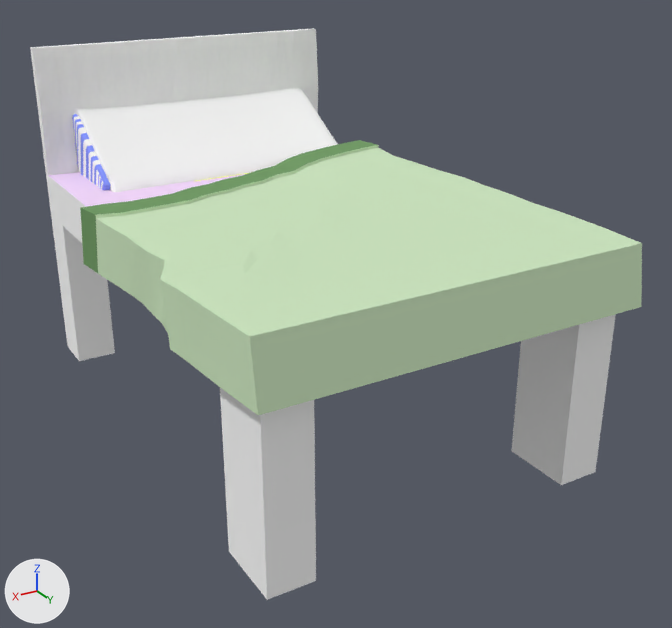
What one commit did to the Blender file Washed Up Wizard/Assets/Models/Environment/Hospital/bed .blend.
Rendered twice from a 50 mm lens placed at (2.43, 5.17, 2.55), pointed at (-0.1, 0.96, 0.44). Arrows for +X, +Y and +Z are at lower left; the lights stay in place.

The older version as bpy lines, for what is in view:
```python
me_cube_001 = bpy.data.meshes.new('Cube.001')
me_cube_001.from_pydata(...)  # 333 vertices, 304 faces; spans x -1.02..1.09, y -0.62..1.85, z 0.7..1.04
# faces by material slot: [282, 22]
me_cube_001.materials.append(mat_material_003)  # green #cee7c2
me_cube_001.materials.append(mat_material_004)  # green #759e69
me_cube_003 = bpy.data.meshes.new('Cube.003')
me_cube_003.from_pydata(...)  # 1922 vertices, 1920 faces; spans x -0.79..0.91, y -0.85..0.89, z -0.69..0.24
# faces by material slot: [398, 1522]
me_cube_003.materials.append(mat_material_001)  # white #ffffff
me_cube_003.materials.append(mat_material_002)  # blue #8b9aff
me_cube_004 = bpy.data.meshes.new('Cube.004')
me_cube_004.from_pydata(...)  # 97 vertices, 74 faces, 5 loose edges; spans x -0.92..1.04, y -0.8..1.19, z -0.83..0.3
me_cube_004.materials.append(mat_material_001)  # white #ffffff
ob_b_b_b_blanket = bpy.data.objects.new('b-b-b-blanket', me_cube_001)
ob_b_b_b_blanket.location = (0.0, 0.334, 0.005)
ob_b_b_b_blanket.scale = (1.06, 1.06, 1.06)
ob_its_a_pillow_its_a_oet_its_a_pillow_pet_001 = bpy.data.objects.new('its a pillow its a oet its a pillow pet.001', me_cube_004)
ob_its_a_pillow_its_a_oet_its_a_pillow_pet_001.location = (-0.045, -0.587, 1.125)
ob_its_a_pillow_its_a_oet_its_a_pillow_pet_001.rotation_euler = (-0.594, 0.0, 0.0)  # degrees (-34, 0, 0)
ob_its_a_pillow_its_a_oet_its_a_pillow_pet_001.scale = (0.934, 0.447, 0.447)
_m = ob_its_a_pillow_its_a_oet_its_a_pillow_pet_001.modifiers.new('Subsurf', 'SUBSURF')
ob_pillow1 = bpy.data.objects.new('pillow1', me_cube_003)
ob_pillow1.location = (-0.045, -0.587, 1.125)
ob_pillow1.rotation_euler = (-0.594, 0.0, 0.0)  # degrees (-34, 0, 0)
ob_pillow1.scale = (0.934, 0.447, 0.447)
_m = ob_pillow1.modifiers.new('Subsurf', 'SUBSURF')
# also in view: 'bed' at (0.0, 0.66, 0.78)
```
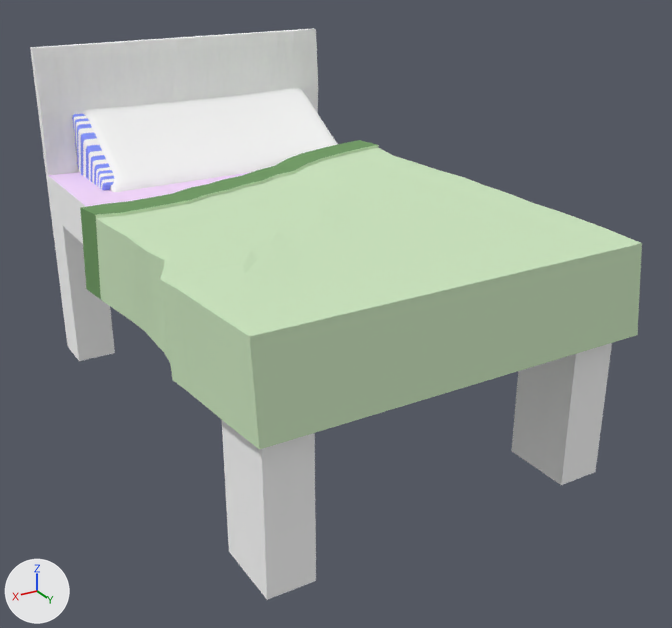
Changed parts and their boxes (x1, y1, x2, y2) in the pictures (672 x 628 px; the box of a moved part takes in the faces that stretch with it):
'b-b-b-blanket', reshaped (13% taller): before (80, 140, 642, 415); after (80, 140, 642, 450)
part 1 of me_cube_001, moved or reshaped: before (81, 211, 642, 415); after (81, 211, 642, 450)

What the commit changed:
me_cube_001 has 333 vertices, 304 faces and spans x -1.02..1.09, y -0.62..1.85, z 0.7..1.04.
me_cube_001 is used by ob_b_b_b_blanket; location (0.0, 0.334, 0.005); scale (1.06, 1.06, 1.06).
me_cube_001 part 1: all 39 vertices in x -1.02..1.08, y -0.5..1.85, z 0.7..0.73 are moved by (0.0, 0.0, -0.14).
